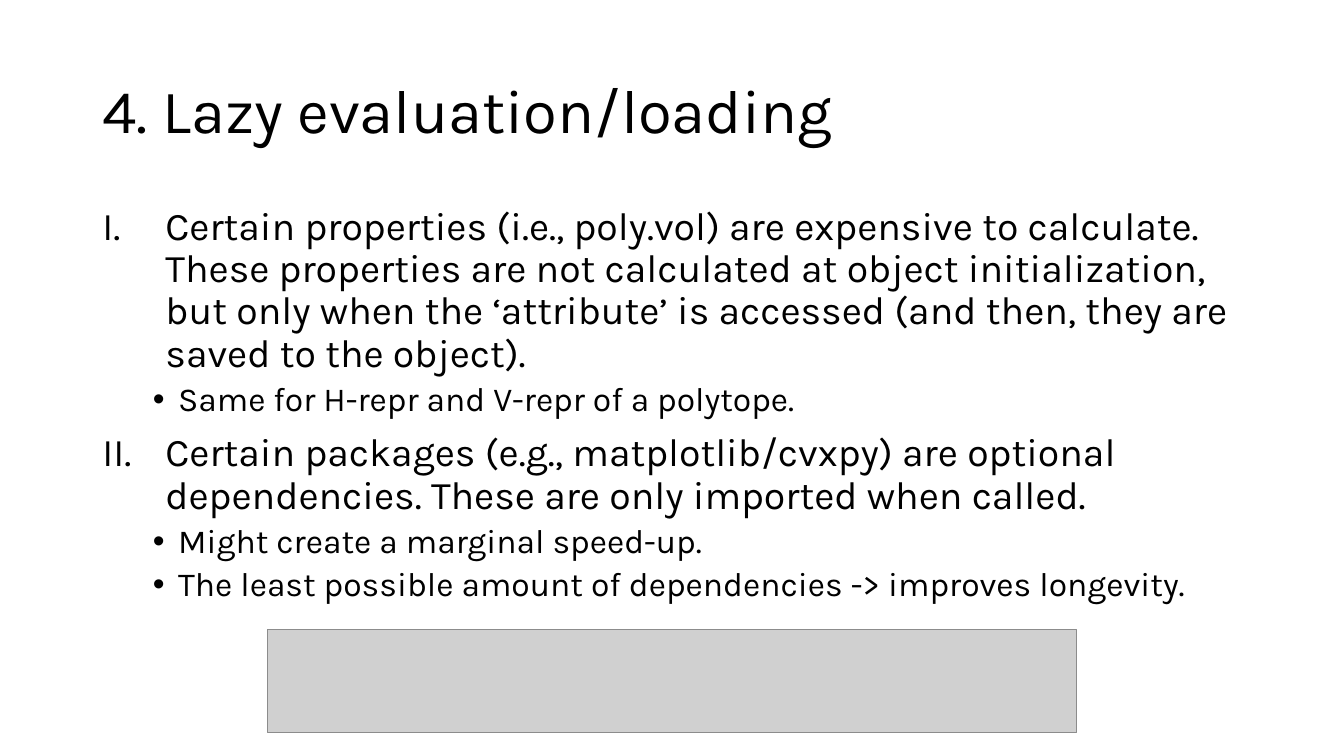
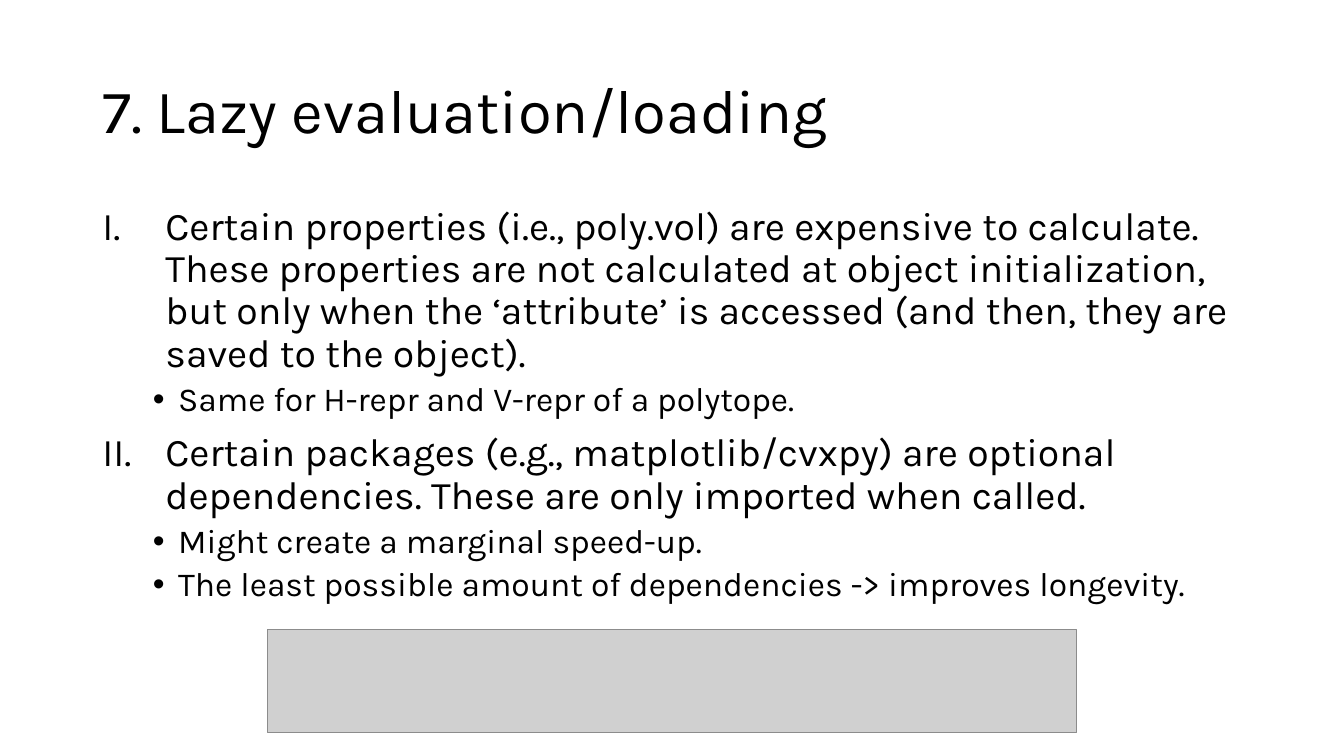
Before and after one commit to bwolleswinkel/geopes, a slide deck: slide 11 of presentation.pptx (slide 7 before the commit). Drawn at 1344x756 pixels with LibreOffice and Linux fonts; fonts in the diff are those of the drawing; grey boxes stand for pictures. Boxes give left, top, right and bottom in pixels: in the first picture for what was removed or moved away, otherwise in the second. Text is boxed around its words. In the diff, an @@ line names an element or a change of style, - is before the commit and + after.

```diff
--- a/presentation.pptx
+++ b/presentation.pptx
@@ title at bbox=[102, 88, 827, 148]: text changed @@
-4. Lazy evaluation/loading
+7. Lazy evaluation/loading
```
Also in this commit, not shown: 6 other slides changed, 1 slide added, 2 other files.
